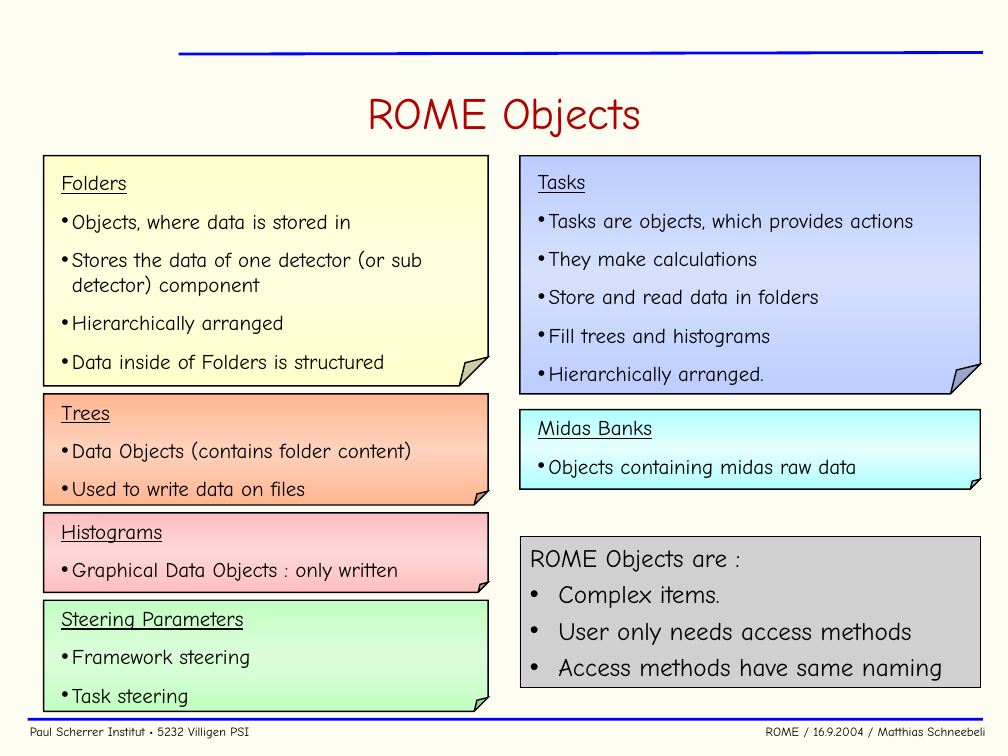
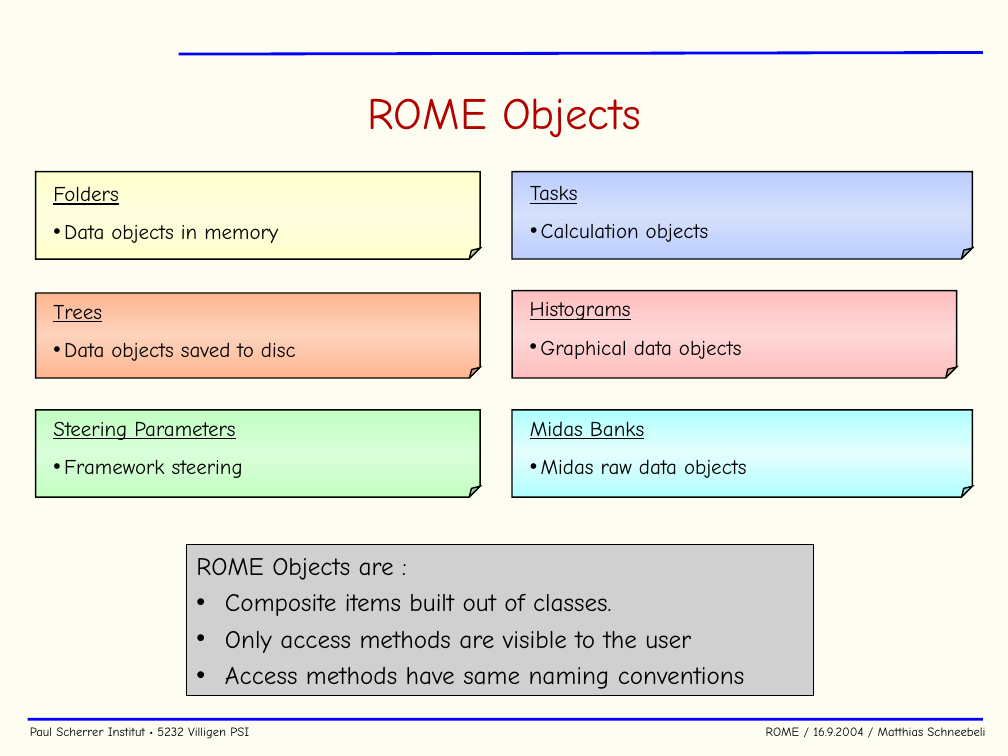
Before and after one commit to cjpl/rome, a slide deck: slide 10 of documentation/ROME.ppt. Drawn at 1008x756 pixels with LibreOffice and Linux fonts; fonts in the diff are those of the drawing; grey boxes stand for pictures; background and template pictures are left out. Boxes give left, top, right and bottom in pixels: in the first picture for what was removed or moved away, otherwise in the second. Text is boxed around its words. In the diff, an @@ line names an element or a change of style, - is before the commit and + after.

```diff
--- a/documentation/ROME.ppt
+++ b/documentation/ROME.ppt
@@ folded corner: place and size @@
-folded corner at <box>43,155,488,385</box>
+folded corner at <box>35,171,480,259</box>
@@ text removed at <box>61,175,423,370</box> @@
-Folders
-• Objects, where data is stored in
-• Stores the data of one detector (or sub detector) component
-• Hierarchically arranged
-• Data inside of Folders is structured
@@ folded corner: place and size @@
-folded corner at <box>520,156,981,394</box>
+folded corner at <box>512,171,973,259</box>
@@ text removed at <box>538,174,913,385</box> @@
-Tasks
-• Tasks are objects, which provides actions
-• They make calculations
-• Store and read data in folders
-• Fill trees and histograms
-• Hierarchically arranged.
@@ text added at <box>53,186,278,243</box>, 15 pt, text #000000 @@
+Folders
+• Data objects in memory
@@ text added at <box>530,186,709,242</box>, 15 pt, text #000000 @@
+Tasks
+• Calculation objects
@@ folded corner added at <box>35,293,480,378</box>, fill gradient #FFB691 to #FED2BC, outline #000000 0.99 pt @@
@@ folded corner: place and size @@
-folded corner at <box>43,513,488,593</box>
+folded corner at <box>512,290,957,378</box>
@@ text "Histograms": place and size @@
-text "Histograms" at <box>61,525,398,581</box>
+text "Histograms" at <box>530,302,742,359</box>
@@ text added at <box>53,305,296,361</box>, 15 pt, text #000000 @@
+Trees
+• Data objects saved to disc
@@ text at <box>540,340,742,359</box>: text changed @@
-• Graphical Data Objects : only written
+• Graphical data objects
@@ folded corner: place and size @@
-folded corner at <box>43,394,488,505</box>
+folded corner at <box>35,410,480,498</box>
@@ folded corner at <box>35,410,480,498</box>: fill gradient #FFB691 to #FED2BC to gradient #C3FFC3 to #D9FED9 @@
@@ text "Steering Parameters": place and size @@
-text "Steering Parameters" at <box>61,611,250,707</box>
+text "Steering Parameters" at <box>53,421,243,478</box>
@@ text removed at <box>61,406,412,497</box> @@
-Trees
-• Data Objects (contains folder content)
-• Used to write data on files
@@ folded corner: place and size @@
-folded corner at <box>520,409,981,489</box>
+folded corner at <box>512,410,973,498</box>
@@ text "Midas Banks": place and size @@
-text "Midas Banks" at <box>538,420,856,478</box>
+text "Midas Banks" at <box>530,421,747,478</box>
@@ text at <box>541,459,747,478</box>: text changed @@
-• Objects containing midas raw data
+• Midas raw data objects
@@ picture "ROME Objects are :": place and size @@
-picture "ROME Objects are :" at <box>520,536,981,686</box>
+picture "ROME Objects are :" at <box>186,544,813,695</box>
@@ rectangle: place and size @@
-rectangle at <box>520,536,981,687</box>
+rectangle at <box>186,544,813,696</box>
@@ text in picture at <box>225,594,745,689</box>: text changed @@
-• Complex items.
-• User only needs access methods
-• Access methods have same naming
+• Composite items built out of classes.
+• Only access methods are visible to the user
+• Access methods have same naming conventions
@@ folded corner removed at <box>43,600,488,711</box> @@
@@ text at <box>72,689,189,707</box>: paragraph removed @@
-• Task steering
```
Also in this commit, not shown: 16 other slides changed, 3 slides added, 1 slide removed, 3 other files.
